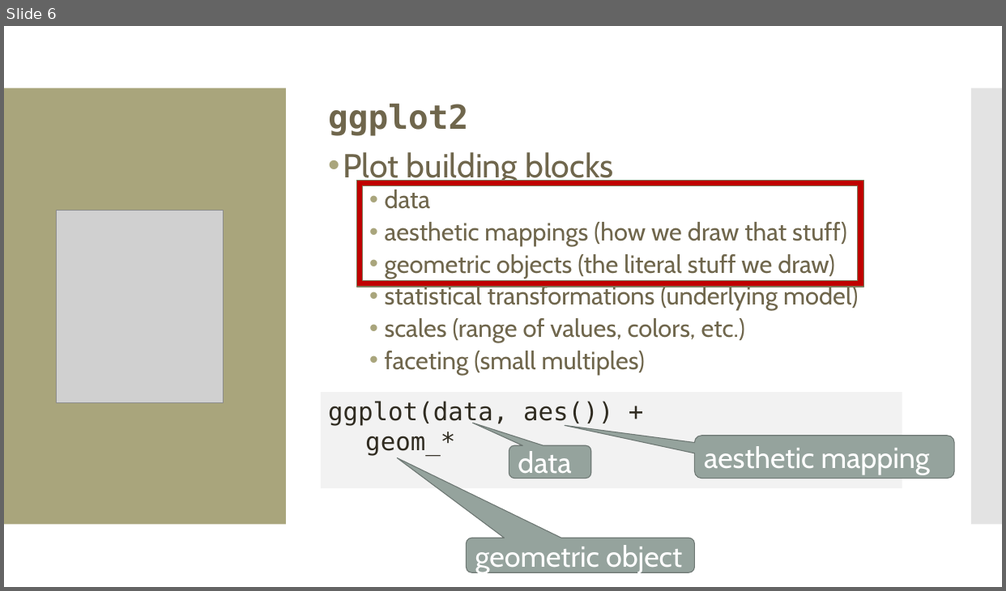
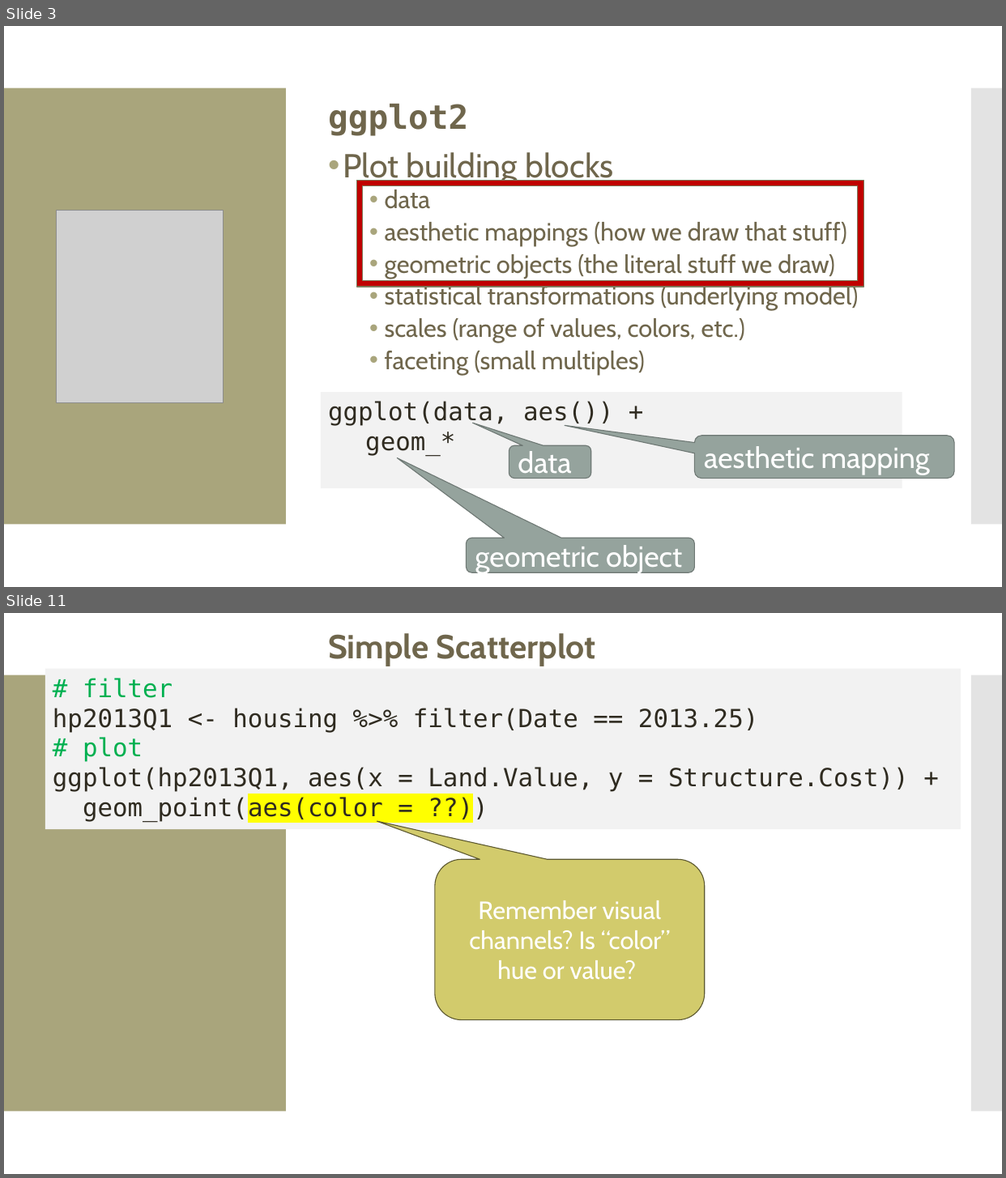
Before and after one commit to amosca01/Intro-DS-F23, a slide deck: slides/07-grammar-of-graphics-color.pptx. Shown one above the other, each under a label of ours: slide 6 before the commit, slides 3 and 11 after it; the slides between them are not shown. The pictures are 1006x591 and 1006x1178 pixels, drawn with LibreOffice and Linux fonts; fonts in the diff are those of the drawing; grey boxes stand for pictures. Boxes give left, top, right and bottom in pixels: in the first picture for what was removed or moved away, otherwise in the second. Text is boxed around its words. In the diff, an @@ line names an element or a change of style, - is before the commit and + after.

```diff
--- a/slides/07-grammar-of-graphics-color.pptx
+++ b/slides/07-grammar-of-graphics-color.pptx
@@ slide 11 added at <box>4,613,1002,1174</box>, background #FFFFFF; not listed: 2 template elements that a slide beside it also shows @@
@@ text added at <box>328,633,596,666</box>, 32 pt, text #6F664C, bold @@
+Simple Scatterplot
@@ rectangle added at <box>45,668,961,829</box>, fill #F2F2F2, 24 pt, text #2F2B20 @@
+# filter
+hp2013Q1 <- housing %>% filter(Date == 2013.25)
+# plot
+ggplot(hp2013Q1, aes(x = Land.Value, y = Structure.Cost)) +
+geom_point(aes(color = ??))
@@ rounded speech box added at <box>435,859,705,1020</box>, fill #D2CB6C, outline #5C592F 0.85 pt, 24 pt, text #FFFFFF @@
+Remember visual channels? Is “color” hue or value?
@@ what was slide 6 is now slide 3 @@
```
Also in this commit, not shown: 3 slides changed, 19 other slides added, 5 slides removed, 4 other files.
